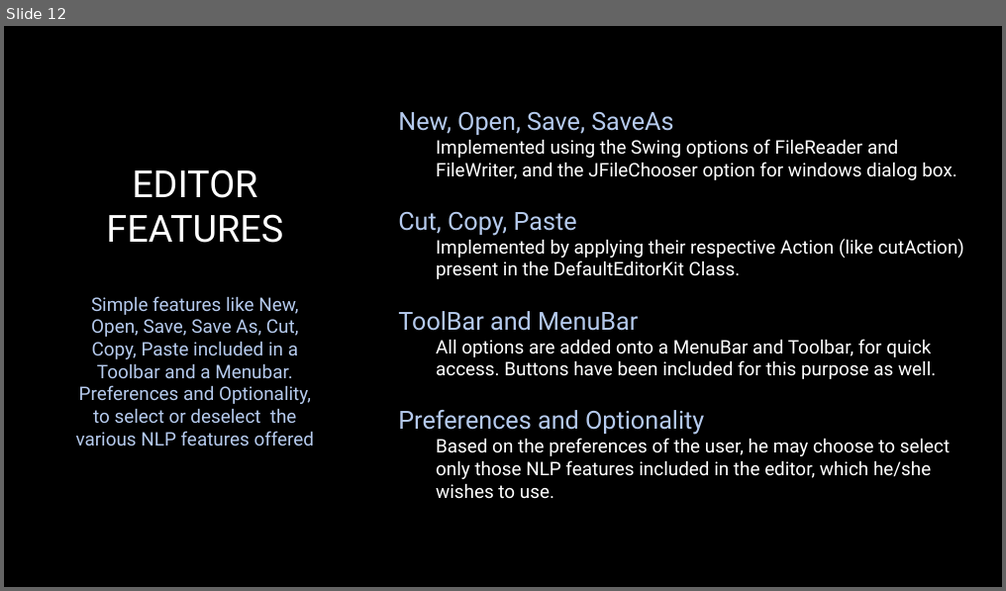
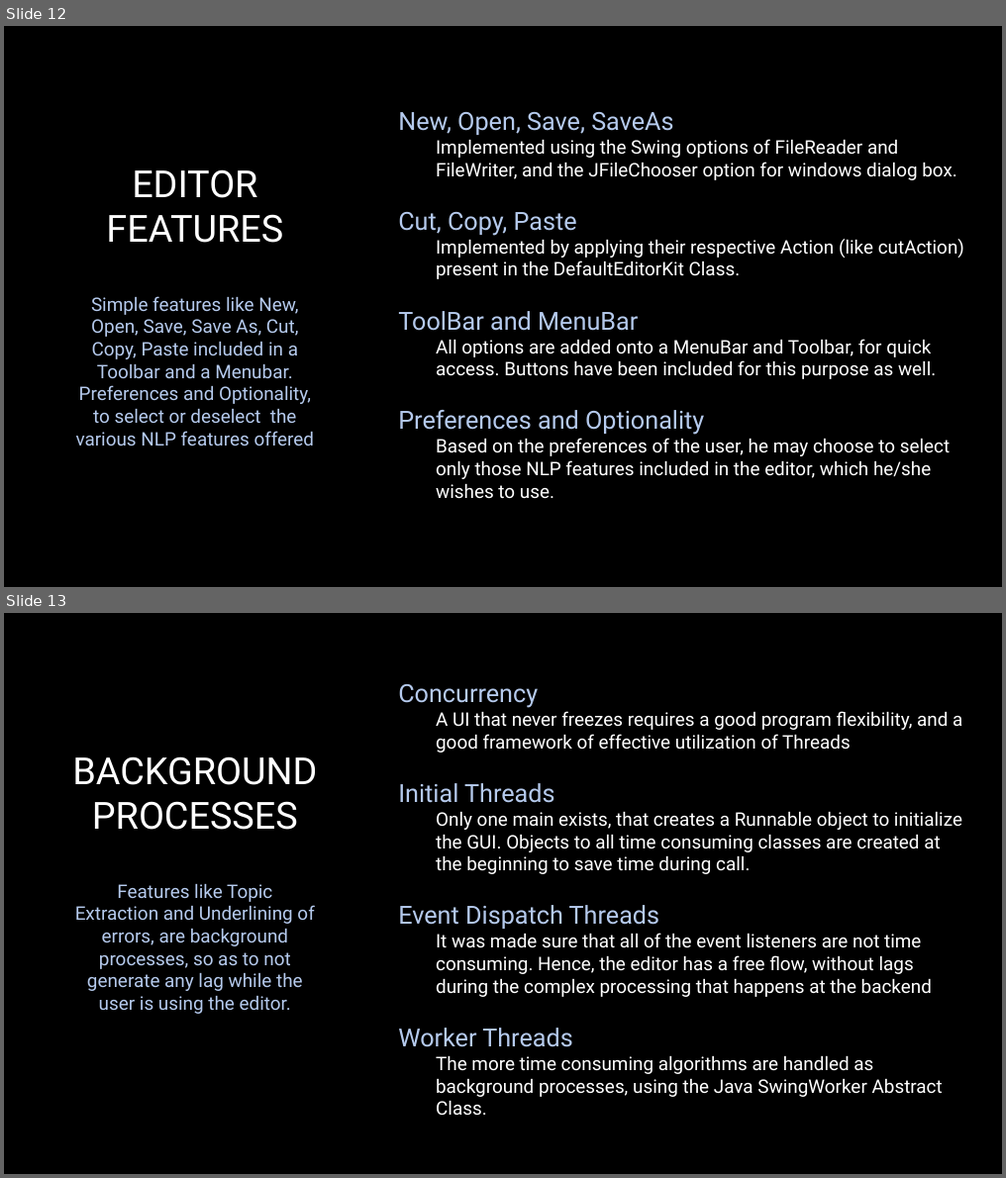
Before and after one commit to Tushar-Naik/NLP, a slide deck: Integrated Text Editor New.pptx. Shown one above the other, each under a label of ours: slide 12 before the commit, slides 12 and 13 after it. The pictures are 1006x591 and 1006x1178 pixels, drawn with LibreOffice and Linux fonts; fonts in the diff are those of the drawing; background and template pictures are left out. Boxes give left, top, right and bottom in pixels: in the first picture for what was removed or moved away, otherwise in the second. Text is boxed around its words. In the diff, an @@ line names an element or a change of style, - is before the commit and + after.

```diff
--- a/Integrated Text Editor New.pptx
+++ b/Integrated Text Editor New.pptx
@@ slide 13 added at box(4, 613, 1002, 1174), background picture (left out) @@
@@ text added at box(398, 684, 962, 1116), 18 pt, text #FFFFFF @@
+Concurrency
+  A UI that never freezes requires a good program flexibility, and a good framework of effective utilization of Threads
+Initial Threads
+  Only one main exists, that creates a Runnable object to initialize the GUI. Objects to all time consuming classes are created at the beginning to save time during call.
+Event Dispatch Threads
+  It was made sure that all of the event listeners are not time consuming. Hence, the editor has a free flow, without lags during the complex processing that happens at the backend
+Worker Threads
+  The more time consuming algorithms are handled as background processes, using the Java SwingWorker Abstract Class.
@@ title added at box(72, 757, 317, 830), 36 pt, text #FFFFFF @@
+BACKGROUND PROCESSES
@@ text added at box(75, 884, 314, 1014), 18 pt, text #B5CAED @@
+Features like Topic Extraction and Underlining of errors, are background processes, so as to not generate any lag while the user is using the editor.
```
Also in this commit, not shown: 4 slides changed, 2 other slides added, 8 other files.
